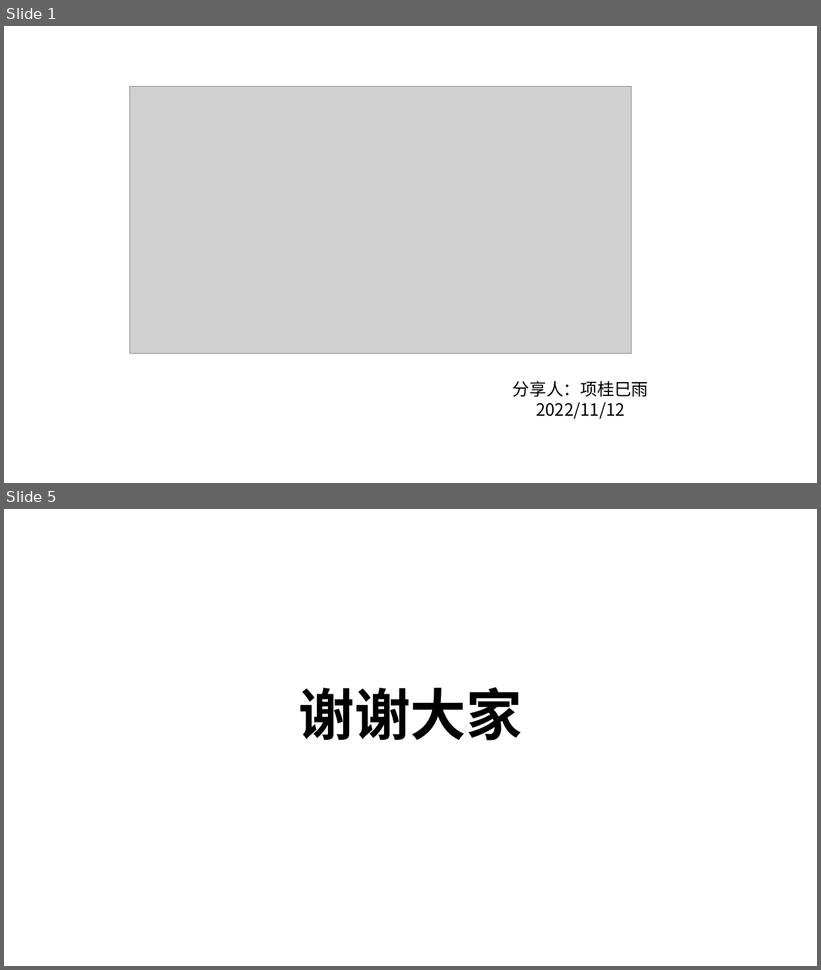
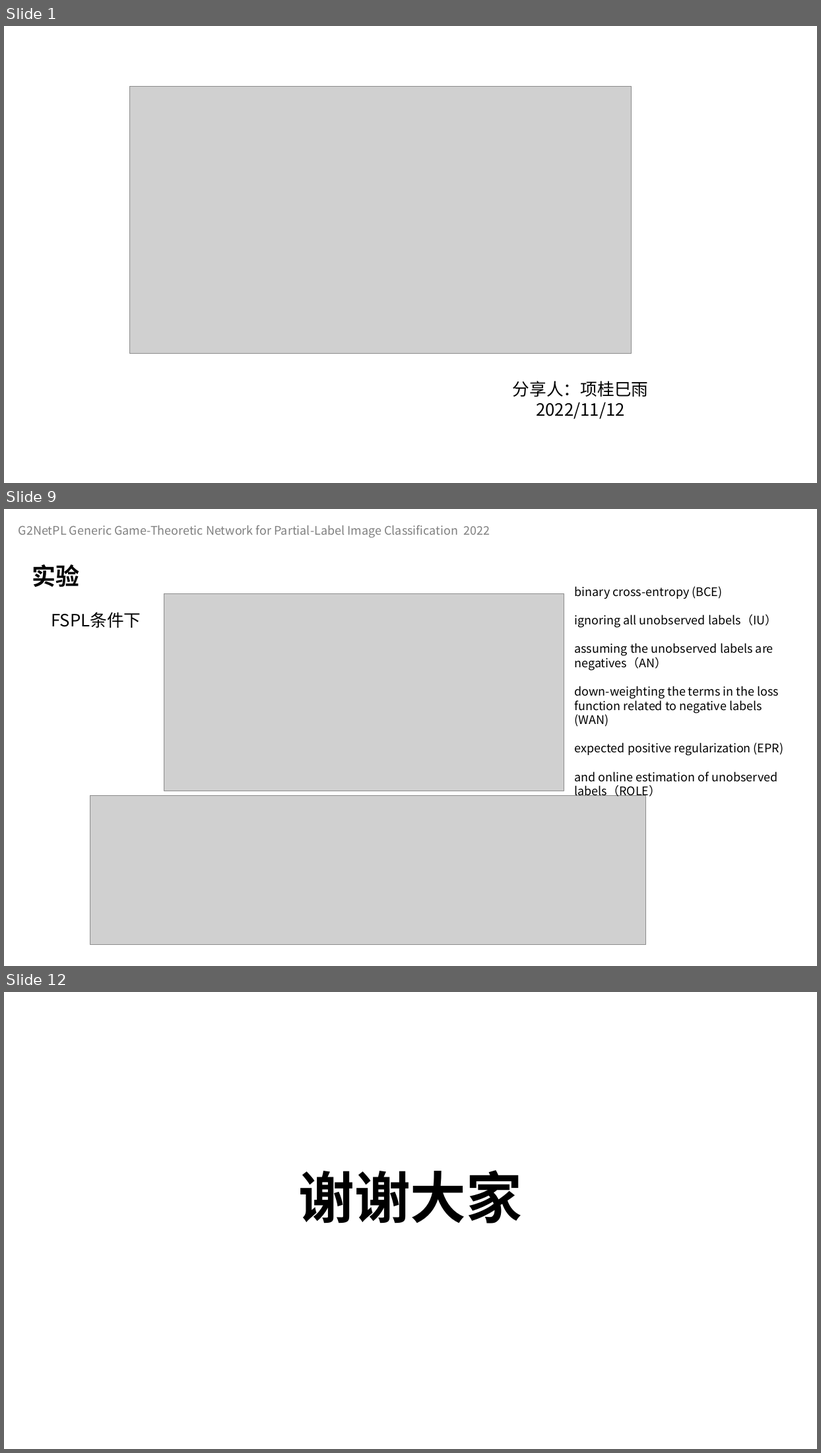
Before and after one commit to celeste-lingshi/Celeste, a slide deck: 汇报/11.12组会 项桂巳雨.pptx. Shown one above the other, each under a label of ours: slides 1 and 5 before the commit, slides 1, 9 and 12 after it; the slides between them are not shown. The pictures are 821x970 and 821x1453 pixels, drawn with LibreOffice and Linux fonts; fonts in the diff are those of the drawing; grey boxes stand for pictures. Boxes give left, top, right and bottom in pixels: in the first picture for what was removed or moved away, otherwise in the second. Text is boxed around its words. In the diff, an @@ line names an element or a change of style, - is before the commit and + after.

```diff
--- a/汇报/11.12组会 项桂巳雨.pptx
+++ b/汇报/11.12组会 项桂巳雨.pptx
@@ slide 9 added at (4,509,817,966), background #FFFFFF @@
@@ text added at (19,525,490,538), 14 pt, text #808080 @@
+G2NetPL Generic Game-Theoretic Network for Partial-Label Image Classification 2022
@@ text added at (32,564,80,587), 28 pt, text #000000, bold @@
+实验
@@ text added at (574,586,784,799), 14 pt, text #000000 @@
+binary cross-entropy (BCE)
+ignoring all unobserved labels（IU）
+assuming the unobserved labels are negatives（AN）
+down-weighting the terms in the loss function related to negative labels (WAN)
+expected positive regularization (EPR)
+and online estimation of unobserved labels（ROLE）
@@ picture added at (164,593,564,791) @@
@@ text added at (51,612,141,628), 20 pt, text #000000 @@
+FSPL条件下
@@ picture added at (90,795,646,945) @@
@@ what was slide 5 is now slide 12 @@
```
Also in this commit, not shown: 3 slides changed, 6 other slides added, 2 other files.
